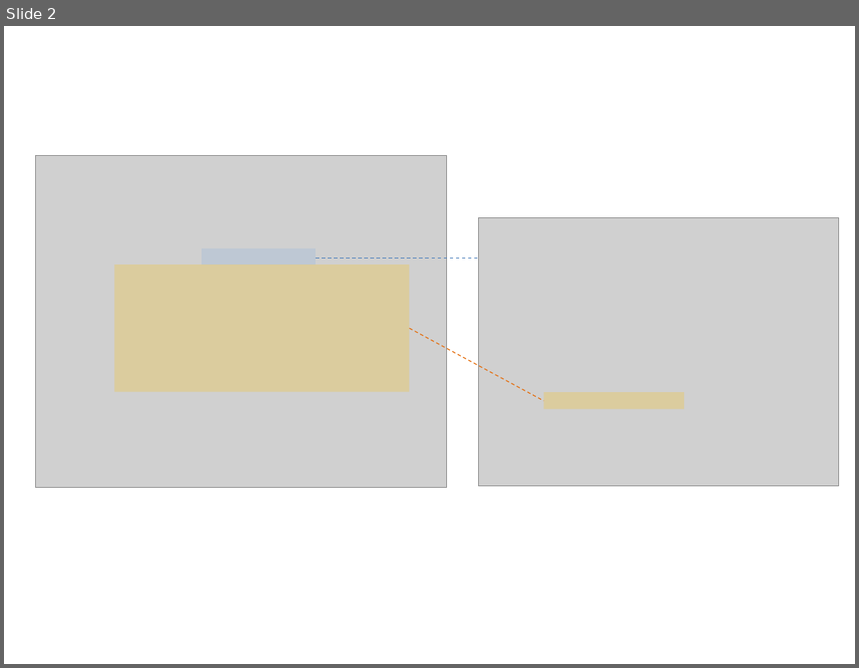
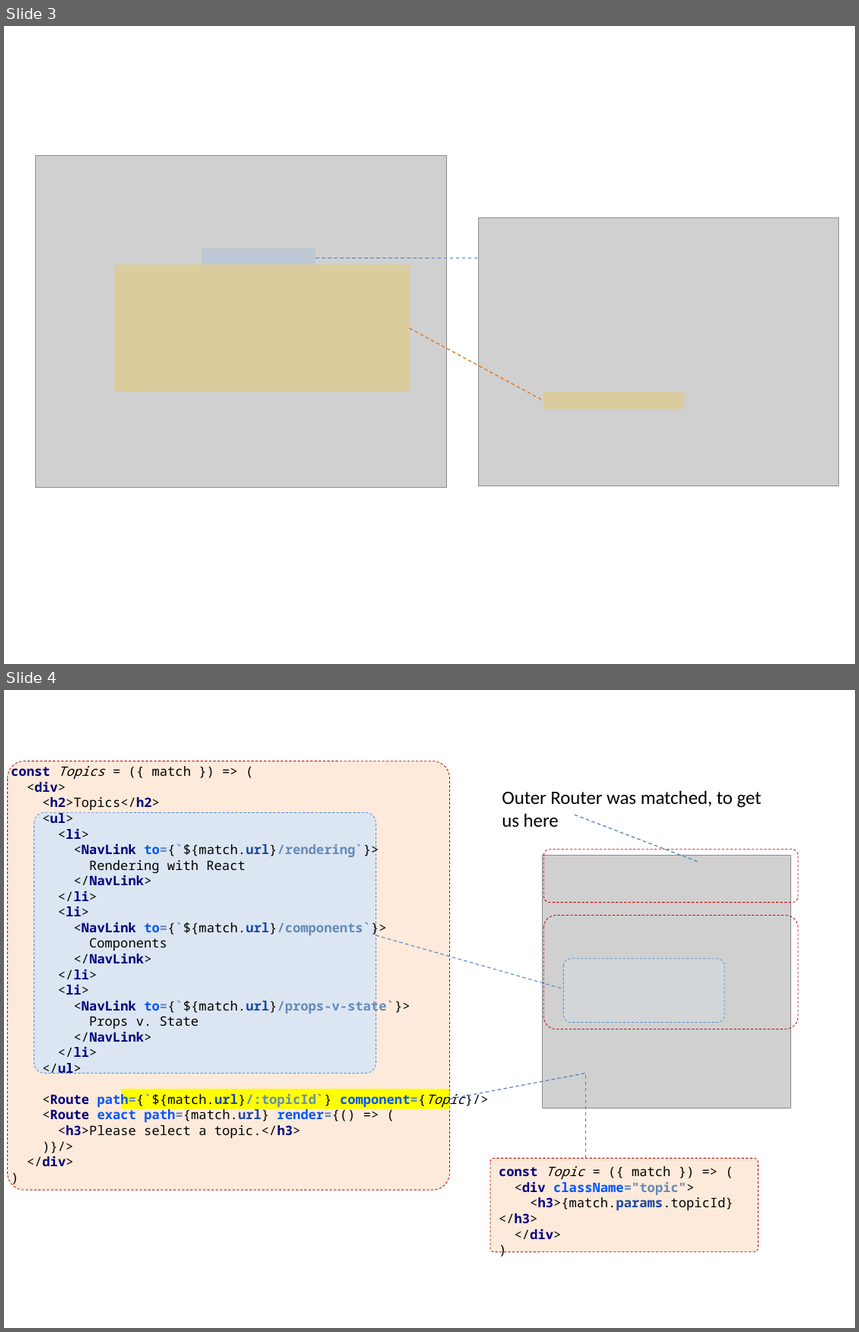
Before and after one commit to Lars-m/SlidesJsSEM-3, a slide deck: public/reactRouting/routing.pptx. Shown one above the other, each under a label of ours: slide 2 before the commit, slides 3 and 4 after it. The pictures are 859x668 and 859x1332 pixels, drawn with LibreOffice and Linux fonts; fonts in the diff are those of the drawing; grey boxes stand for pictures. Boxes give left, top, right and bottom in pixels: in the first picture for what was removed or moved away, otherwise in the second. Text is boxed around its words. In the diff, an @@ line names an element or a change of style, - is before the commit and + after.

```diff
--- a/public/reactRouting/routing.pptx
+++ b/public/reactRouting/routing.pptx
@@ slide 4 added at (4,690,855,1328), background #FFFFFF @@
@@ rounded rectangle added at (7,761,449,1191), fill #FDEADA, outline #C00000 0.5 pt dashed @@
@@ text added at (11,764,465,1167), 11 pt, text #000000 @@
+const Topics = ({ match }) => (
+<div>
+<h2>Topics</h2>
+<ul>
+<li>
+<NavLink to={`${match.url}/rendering`}>
+Rendering with React
+</NavLink>
+</li>
+<li>
+<NavLink to={`${match.url}/components`}>
+Components
+</NavLink>
+</li>
+<li>
+<NavLink to={`${match.url}/props-v-state`}>
+Props v. State
+</NavLink>
+</li>
+</ul>
+<Route path={`${match.url}/:topicId`} component={Topic}/>
+<Route exact path={match.url} render={() => (
+<h3>Please select a topic.</h3>
+)}/>
+</div>
+)
@@ text added at (502,790,762,828), 16 pt, text #000000 @@
+Outer Router was matched, to get us here
@@ rounded rectangle added at (34,812,376,1073), fill #DCE6F2, outline #558ED5 0.5 pt dashed @@
@@ line added from (574, 815) to (698, 862), #4B7EBC 0.75 pt dashed @@
@@ rounded rectangle added at (544,849,798,902), outline #C00000 0.5 pt dashed @@
@@ picture added at (543,855,791,1109) @@
@@ rounded rectangle added at (544,916,798,1030), outline #C00000 0.5 pt dashed @@
@@ line added from (376, 935) to (563, 989), #558ED5 0.75 pt dashed @@
@@ rounded rectangle added at (563,959,724,1023), fill #DCE6F2 at 29% opacity, outline #558ED5 0.5 pt dashed @@
@@ line added from (450, 1100) to (586, 1074), #4B7EBC 0.75 pt dashed @@
@@ rectangle added at (544,1057,684,1074), fill #FFC000 at 24% opacity @@
@@ line added from (586, 1158) to (586, 1074), #4B7EBC 0.75 pt dashed @@
@@ rectangle added at (122,1089,450,1110), fill #FFFF00 @@
@@ rounded rectangle added at (490,1158,758,1252), fill #FDEADA, outline #C00000 0.5 pt dashed @@
@@ text added at (499,1167,734,1239), 11 pt, text #000000 @@
+const Topic = ({ match }) => (
+<div className="topic">
+<h3>{match.params.topicId}</h3>
+</div>
+)
@@ what was slide 2 is now slide 3 @@
```
Also in this commit, not shown: 2 other slides added, 1 slide removed, 4 other files.
